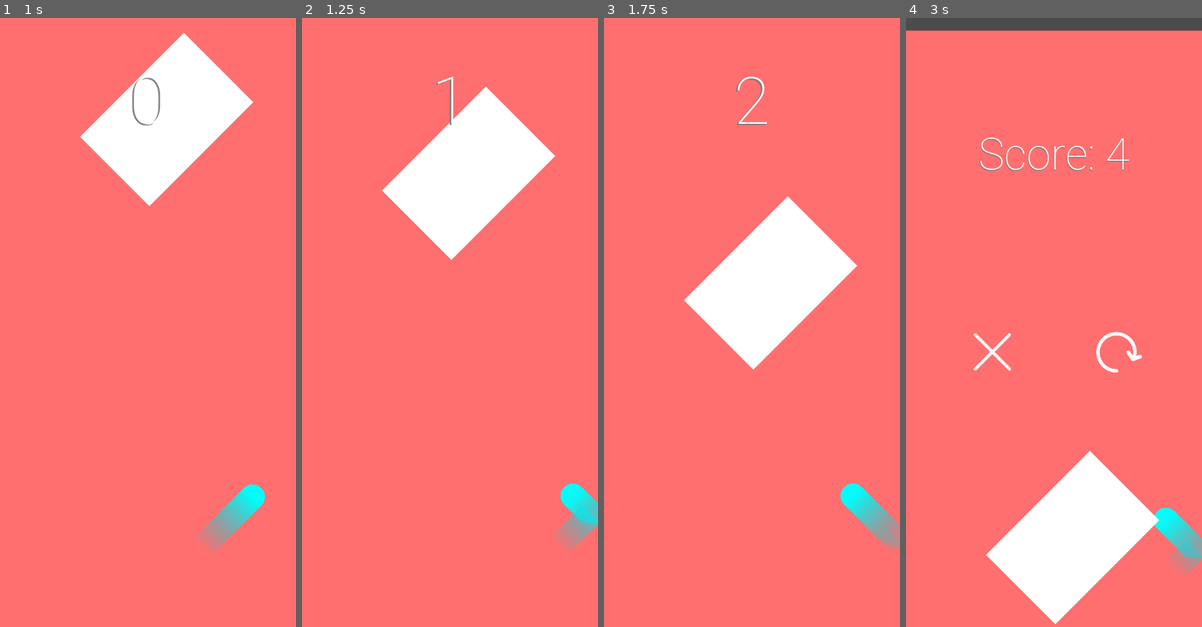
Above: before the commit, frames 1-4 (left to right).
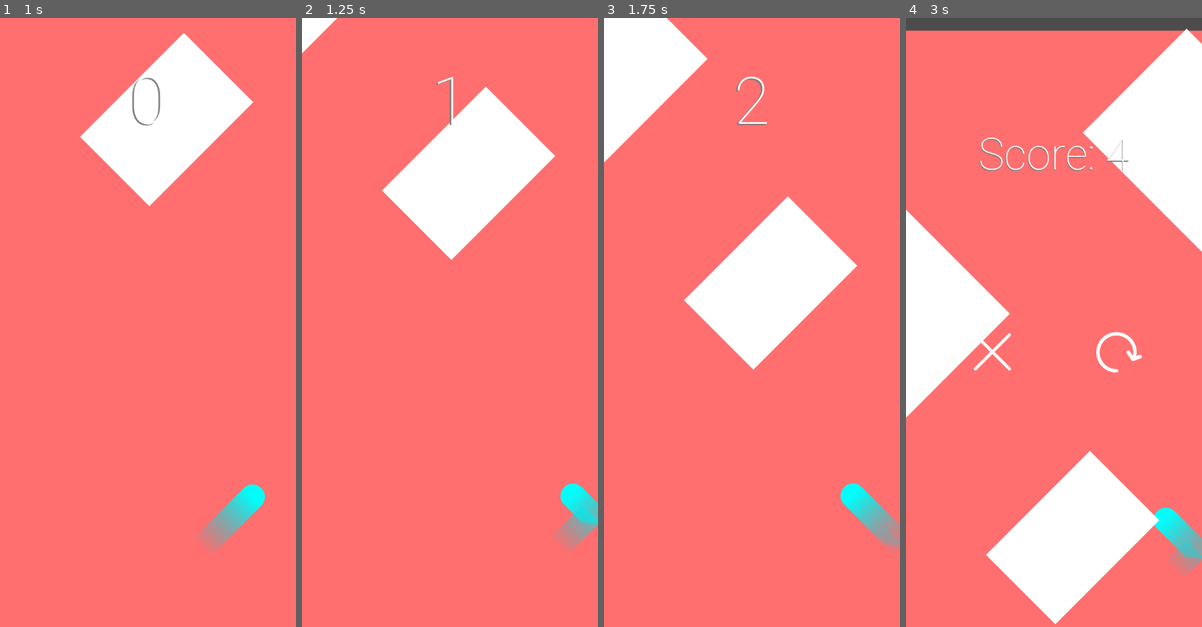
Above: after the commit, the same moments.

Repository: Arivval/Game-Project
Game: Godot game, scene res://main_scene.tscn
Two runs of this game, one before a commit and one after it. Both use one fixed random seed, a clock stepped at 60 frames per second and the inputs below.
Inputs:
- Up to frame 1 (1 s): click "Tap to Start" at 0.5 s
- Up to frame 2 (1.25 s): no input
- Up to frame 3 (1.75 s): tap Space (switch_direction) at 1.35 s
- Up to frame 4 (3 s): tap Space (switch_direction) at 2.1, 2.85 s

Frame 1 is identical in both runs. In frame 2, 0.3% of the frame differs, in the area x 0-12%, y 0-6%; in frame 3, 4.9%; in frame 4, 14%, in the area x 0-100%, y 1-66%.

Commit message:
added some sprites for the first level

Diff:
--- a/Player.gd
+++ b/Player.gd
@@ -82,6 +82,7 @@
 
 
 func _process(delta):
+	print(1/delta)
 	if started:
 		var position_delta = velocity_vector * delta
 		position += position_delta
--- a/main_scene.tscn
+++ b/main_scene.tscn
@@ -264,12 +264,225 @@
 [node name="Obstacle" type="Area2D" parent="Obstacles"]
 position = Vector2( 203.169, -614.258 )
 rotation = 0.785398
+__meta__ = {
+"_edit_group_": true
+}
 
 [node name="CollisionShape2D" type="CollisionShape2D" parent="Obstacles/Obstacle"]
 position = Vector2( 520, 374 )
 shape = SubResource( 9 )
 
 [node name="ColorRect" type="ColorRect" parent="Obstacles/Obstacle"]
+margin_left = 430.0
+margin_top = 240.0
+margin_right = 609.0
+margin_bottom = 508.0
+__meta__ = {
+"_edit_use_anchors_": false
+}
+
+[node name="Obstacle2" type="Area2D" parent="Obstacles"]
+position = Vector2( -500.353, -1421.9 )
+rotation = 0.785398
+scale = Vector2( 2, 1 )
+__meta__ = {
+"_edit_group_": true
+}
+
+[node name="CollisionShape2D" type="CollisionShape2D" parent="Obstacles/Obstacle2"]
+position = Vector2( 520, 374 )
+shape = SubResource( 9 )
+
+[node name="ColorRect" type="ColorRect" parent="Obstacles/Obstacle2"]
+margin_left = 430.0
+margin_top = 240.0
+margin_right = 609.0
+margin_bottom = 508.0
+__meta__ = {
+"_edit_use_anchors_": false
+}
+
+[node name="Obstacle3" type="Area2D" parent="Obstacles"]
+position = Vector2( 75.5815, -1688.11 )
+rotation = 0.785398
+scale = Vector2( 2, 1 )
+__meta__ = {
+"_edit_group_": true
+}
+
+[node name="CollisionShape2D" type="CollisionShape2D" parent="Obstacles/Obstacle3"]
+position = Vector2( 520, 374 )
+shape = SubResource( 9 )
+
+[node name="ColorRect" type="ColorRect" parent="Obstacles/Obstacle3"]
+margin_left = 430.0
+margin_top = 240.0
+margin_right = 609.0
+margin_bottom = 508.0
+__meta__ = {
+"_edit_use_anchors_": false
+}
+
+[node name="Obstacle4" type="Area2D" parent="Obstacles"]
+position = Vector2( -277.353, -2320.85 )
+rotation = 0.785398
+scale = Vector2( 2, 1 )
+__meta__ = {
+"_edit_group_": true
+}
+
+[node name="CollisionShape2D" type="CollisionShape2D" parent="Obstacles/Obstacle4"]
+position = Vector2( 520, 374 )
+shape = SubResource( 9 )
+
+[node name="ColorRect" type="ColorRect" parent="Obstacles/Obstacle4"]
+margin_left = 430.0
+margin_top = 240.0
+margin_right = 609.0
+margin_bottom = 508.0
+__meta__ = {
+"_edit_use_anchors_": false
+}
+
+[node name="Obstacle5" type="Area2D" parent="Obstacles"]
+position = Vector2( -407.501, -3240.72 )
+rotation = 0.785398
+scale = Vector2( 2, 1.5 )
+__meta__ = {
+"_edit_group_": true
+}
+
+[node name="CollisionShape2D" type="CollisionShape2D" parent="Obstacles/Obstacle5"]
+position = Vector2( 520, 374 )
+shape = SubResource( 9 )
+
+[node name="ColorRect" type="ColorRect" parent="Obstacles/Obstacle5"]
+margin_left = 430.0
+margin_top = 240.0
+margin_right = 609.0
+margin_bottom = 508.0
+__meta__ = {
+"_edit_use_anchors_": false
+}
+
+[node name="Obstacle7" type="Area2D" parent="Obstacles"]
+position = Vector2( -386.995, -3830.01 )
+rotation = 0.785398
+scale = Vector2( 2, 1.5 )
+__meta__ = {
+"_edit_group_": true
+}
+
+[node name="CollisionShape2D" type="CollisionShape2D" parent="Obstacles/Obstacle7"]
+position = Vector2( 520, 374 )
+shape = SubResource( 9 )
+
+[node name="ColorRect" type="ColorRect" parent="Obstacles/Obstacle7"]
+margin_left = 430.0
+margin_top = 240.0
+margin_right = 609.0
+margin_bottom = 508.0
+__meta__ = {
+"_edit_use_anchors_": false
+}
+
+[node name="Obstacle9" type="Area2D" parent="Obstacles"]
+position = Vector2( -422.036, -4435.27 )
+rotation = 0.785398
+scale = Vector2( 2, 1.5 )
+__meta__ = {
+"_edit_group_": true
+}
+
+[node name="CollisionShape2D" type="CollisionShape2D" parent="Obstacles/Obstacle9"]
+position = Vector2( 520, 374 )
+shape = SubResource( 9 )
+
+[node name="ColorRect" type="ColorRect" parent="Obstacles/Obstacle9"]
+margin_left = 430.0
+margin_top = 240.0
+margin_right = 609.0
+margin_bottom = 508.0
+__meta__ = {
+"_edit_use_anchors_": false
+}
+
+[node name="Obstacle10" type="Area2D" parent="Obstacles"]
+position = Vector2( -441.15, -5183.88 )
+rotation = 0.785398
+scale = Vector2( 2, 1.5 )
+__meta__ = {
+"_edit_group_": true
+}
+
+[node name="CollisionShape2D" type="CollisionShape2D" parent="Obstacles/Obstacle10"]
+position = Vector2( 520, 374 )
+shape = SubResource( 9 )
+
+[node name="ColorRect" type="ColorRect" parent="Obstacles/Obstacle10"]
+margin_left = 430.0
+margin_top = 240.0
+margin_right = 609.0
+margin_bottom = 508.0
+__meta__ = {
+"_edit_use_anchors_": false
+}
+
+[node name="Obstacle6" type="Area2D" parent="Obstacles"]
+position = Vector2( 318.244, -3264.98 )
+rotation = 0.785398
+scale = Vector2( 2, 1.5 )
+__meta__ = {
+"_edit_group_": true
+}
+
+[node name="CollisionShape2D" type="CollisionShape2D" parent="Obstacles/Obstacle6"]
+position = Vector2( 520, 374 )
+shape = SubResource( 9 )
+
+[node name="ColorRect" type="ColorRect" parent="Obstacles/Obstacle6"]
+margin_left = 430.0
+margin_top = 240.0
+margin_right = 609.0
+margin_bottom = 508.0
+__meta__ = {
+"_edit_use_anchors_": false
+}
+
+[node name="Obstacle8" type="Area2D" parent="Obstacles"]
+position = Vector2( 269.754, -3859.67 )
+rotation = 0.785398
+scale = Vector2( 2, 1.5 )
+__meta__ = {
+"_edit_group_": true
+}
+
+[node name="CollisionShape2D" type="CollisionShape2D" parent="Obstacles/Obstacle8"]
+position = Vector2( 520, 374 )
+shape = SubResource( 9 )
+
+[node name="ColorRect" type="ColorRect" parent="Obstacles/Obstacle8"]
+margin_left = 430.0
+margin_top = 240.0
+margin_right = 609.0
+margin_bottom = 508.0
+__meta__ = {
+"_edit_use_anchors_": false
+}
+
+[node name="Obstacle11" type="Area2D" parent="Obstacles"]
+position = Vector2( 862.306, -5240.83 )
+rotation = 0.785398
+scale = Vector2( 1.6, 3 )
+__meta__ = {
+"_edit_group_": true
+}
+
+[node name="CollisionShape2D" type="CollisionShape2D" parent="Obstacles/Obstacle11"]
+position = Vector2( 520, 374 )
+shape = SubResource( 9 )
+
+[node name="ColorRect" type="ColorRect" parent="Obstacles/Obstacle11"]
 margin_left = 430.0
 margin_top = 240.0
 margin_right = 609.0
